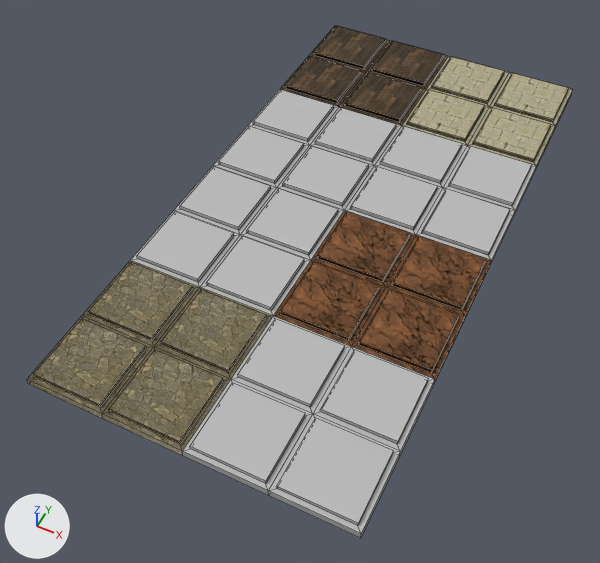
Two versions of the Blender file Floors/Floor.blend, one commit apart.
Both versions are drawn from a 50 mm lens placed at (6.09, -16.79, 15.14), pointed at (-0.43, -3.74, -1.17). Every picture has the same lights, and +X, +Y and +Z are marked at lower left. Mesh edges are drawn as thin lines.
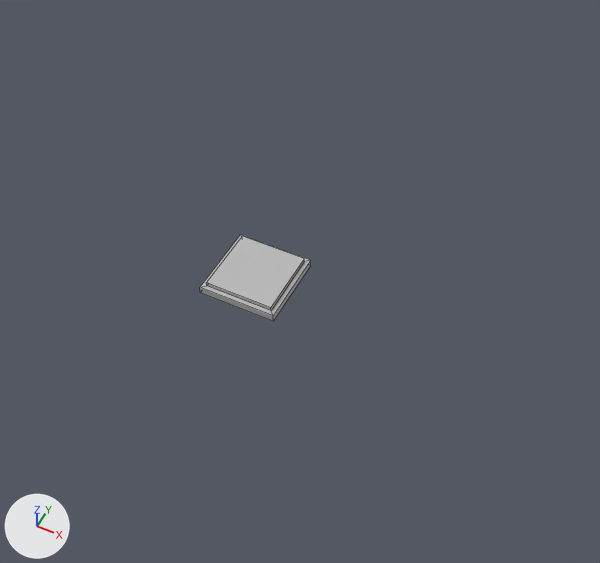
Where the change shows, as pixel boxes (x1, y1, x2, y2) in the pictures (600 x 563 px):
'Cube.031', deleted: before (268, 414, 400, 538)
'Cube.028', deleted: before (182, 379, 312, 496)
'Cube.032', deleted: before (102, 347, 230, 456)
'Cube.025', deleted: before (313, 347, 435, 454)
'Cube.029', deleted: before (27, 316, 154, 418)
'Cube.022', deleted: before (231, 316, 351, 414)
'Cube.030', deleted: before (351, 287, 465, 382)
'Cube.026', deleted: before (154, 287, 273, 379)
'Cube.023', deleted: before (82, 260, 199, 346)
'Cube.027', deleted: before (274, 260, 385, 346)
'Cube.024', deleted: before (386, 235, 491, 319)
'Cube.016', deleted: before (131, 211, 240, 287)
'Cube.021', deleted: before (311, 211, 415, 287)
'Cube.018', deleted: before (416, 188, 515, 265)
'Cube.003', deleted: before (241, 188, 344, 260)
'Cube.002', deleted: before (174, 166, 276, 235)
'Cube.017', deleted: before (344, 166, 443, 235)
'Cube.020', deleted: before (443, 145, 536, 214)
'Cube.005', deleted: before (277, 145, 374, 210)
'Cube.019', deleted: before (375, 126, 467, 187)
'Cube.004', deleted: before (213, 126, 309, 188)
'Cube.013', deleted: before (468, 107, 555, 170)
'Cube.007', deleted: before (310, 107, 401, 166)
'Cube.012', deleted: before (402, 89, 489, 145)
'Cube.006', deleted: before (248, 89, 339, 145)
'Cube.015', deleted: before (490, 72, 573, 130)
'Cube.009', deleted: before (340, 73, 426, 126)
'Cube.008', deleted: before (280, 56, 366, 107)
'Cube.014', deleted: before (427, 56, 509, 107)
'Cube.011', deleted: before (366, 41, 448, 89)
'Cube.010', deleted: before (309, 26, 390, 72)

What changed in the scene script:
```text
Remove ob_cube_016:
    ob_cube_016 = bpy.data.objects.new('Cube.016', me_cube_016)
Remove ob_cube_002:
    ob_cube_002 = bpy.data.objects.new('Cube.002', me_cube_025)
Remove ob_cube_003:
    ob_cube_003 = bpy.data.objects.new('Cube.003', me_cube_026)
Remove ob_cube_004:
    ob_cube_004 = bpy.data.objects.new('Cube.004', me_cube_027)
Remove ob_cube_005:
    ob_cube_005 = bpy.data.objects.new('Cube.005', me_cube_028)
Remove ob_cube_006:
    ob_cube_006 = bpy.data.objects.new('Cube.006', me_cube_029)
Remove ob_cube_007:
    ob_cube_007 = bpy.data.objects.new('Cube.007', me_cube_030)
Remove ob_cube_008:
    ob_cube_008 = bpy.data.objects.new('Cube.008', me_cube_031)
Remove ob_cube_009:
    ob_cube_009 = bpy.data.objects.new('Cube.009', me_cube_032)
Remove ob_cube_010:
    ob_cube_010 = bpy.data.objects.new('Cube.010', me_cube_033)
Remove ob_cube_011:
    ob_cube_011 = bpy.data.objects.new('Cube.011', me_cube_034)
Remove ob_cube_012:
    ob_cube_012 = bpy.data.objects.new('Cube.012', me_cube_035)
Remove ob_cube_013:
    ob_cube_013 = bpy.data.objects.new('Cube.013', me_cube_036)
Remove ob_cube_014:
    ob_cube_014 = bpy.data.objects.new('Cube.014', me_cube_037)
Remove ob_cube_015:
    ob_cube_015 = bpy.data.objects.new('Cube.015', me_cube_038)
Remove ob_cube_017:
    ob_cube_017 = bpy.data.objects.new('Cube.017', me_cube_039)
Remove ob_cube_018:
    ob_cube_018 = bpy.data.objects.new('Cube.018', me_cube_040)
Remove ob_cube_019:
    ob_cube_019 = bpy.data.objects.new('Cube.019', me_cube_041)
Remove ob_cube_020:
    ob_cube_020 = bpy.data.objects.new('Cube.020', me_cube_042)
Remove ob_cube_021:
    ob_cube_021 = bpy.data.objects.new('Cube.021', me_cube_043)
Remove ob_cube_022:
    ob_cube_022 = bpy.data.objects.new('Cube.022', me_cube_044)
Remove ob_cube_023:
    ob_cube_023 = bpy.data.objects.new('Cube.023', me_cube_045)
Remove ob_cube_024:
    ob_cube_024 = bpy.data.objects.new('Cube.024', me_cube_046)
Remove ob_cube_025:
    ob_cube_025 = bpy.data.objects.new('Cube.025', me_cube_047)
Remove ob_cube_026:
    ob_cube_026 = bpy.data.objects.new('Cube.026', me_cube_048)
Remove ob_cube_027:
    ob_cube_027 = bpy.data.objects.new('Cube.027', me_cube_049)
Remove ob_cube_028:
    ob_cube_028 = bpy.data.objects.new('Cube.028', me_cube_050)
Remove ob_cube_029:
    ob_cube_029 = bpy.data.objects.new('Cube.029', me_cube_051)
Remove ob_cube_030:
    ob_cube_030 = bpy.data.objects.new('Cube.030', me_cube_052)
Remove ob_cube_031:
    ob_cube_031 = bpy.data.objects.new('Cube.031', me_cube_053)
Remove ob_cube_032:
    ob_cube_032 = bpy.data.objects.new('Cube.032', me_cube_054)
```
